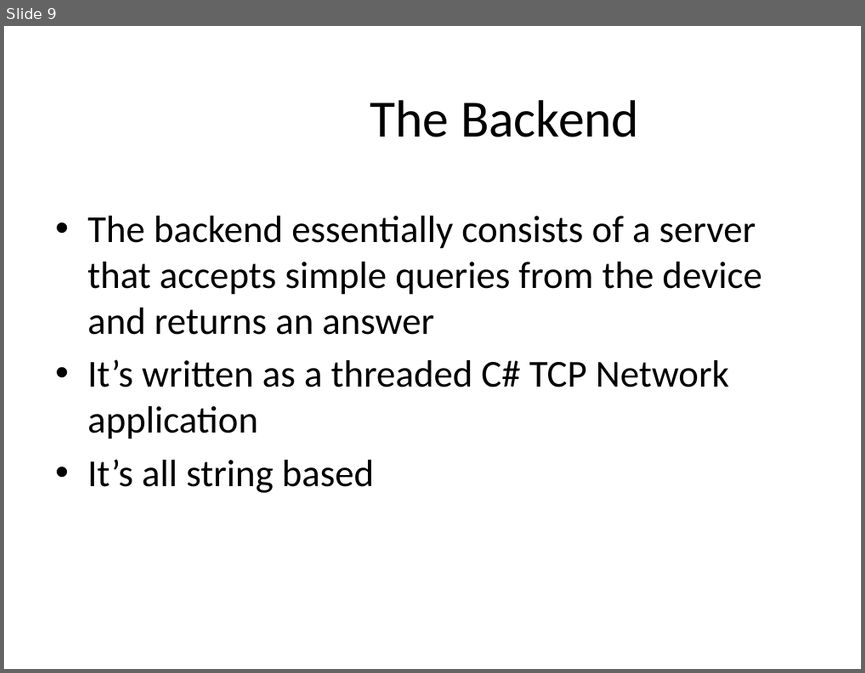
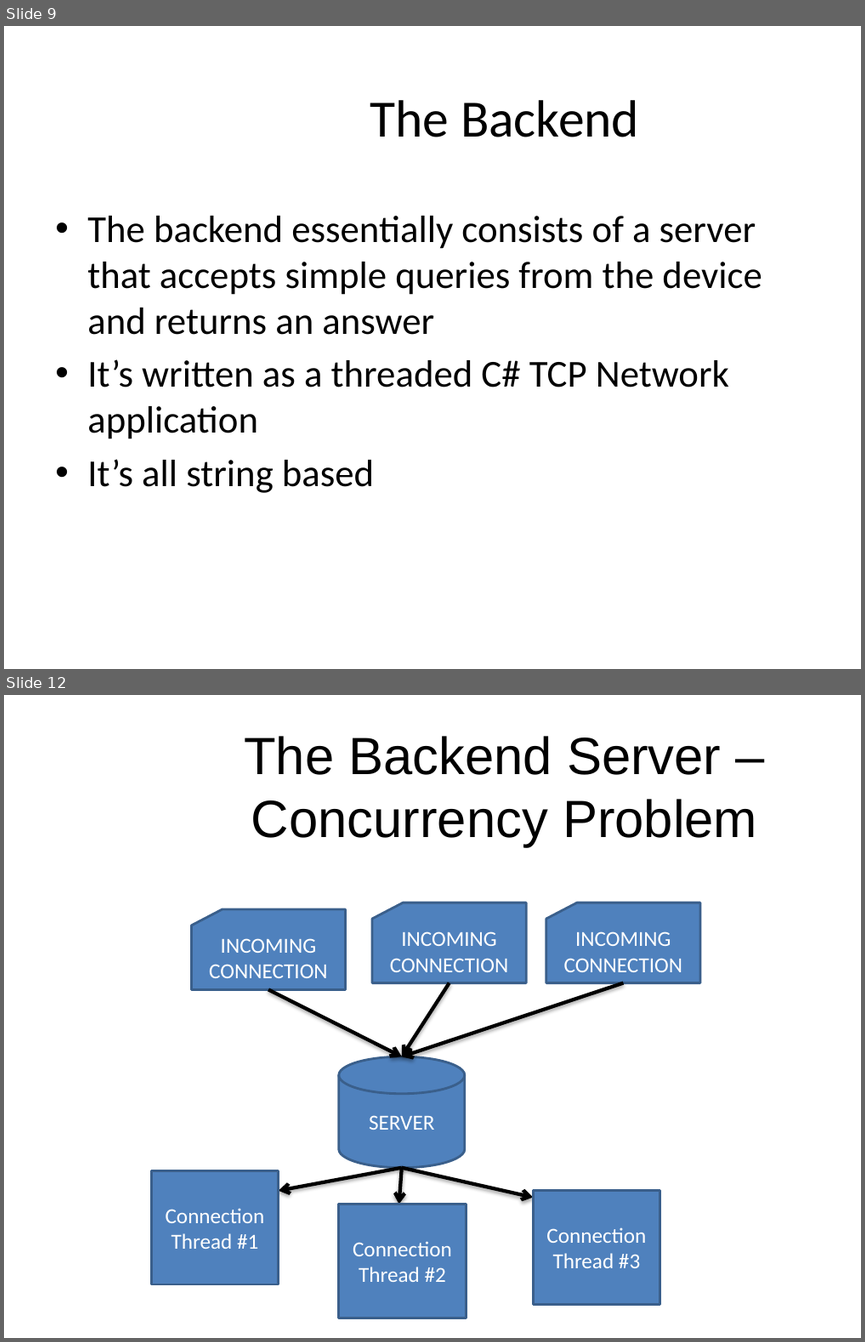
Before and after one commit to master20151121/mmoments, a slide deck: Mobile Musical Moments.pptx. Shown one above the other, each under a label of ours: slide 9 before the commit, slides 9 and 12 after it; the slides between them are not shown. The pictures are 865x673 and 865x1342 pixels, drawn with LibreOffice and Linux fonts; fonts in the diff are those of the drawing; background and template pictures are left out. Boxes give left, top, right and bottom in pixels: in the first picture for what was removed or moved away, otherwise in the second. Text is boxed around its words. In the diff, an @@ line names an element or a change of style, - is before the commit and + after.

```diff
--- a/Mobile Musical Moments.pptx
+++ b/Mobile Musical Moments.pptx
@@ slide 12 added at [4, 695, 861, 1338], background #FFFFFF @@
@@ text added at [244, 736, 757, 847], 44 pt, text #000000 @@
+The Backend Server – Concurrency Problem
@@ flow chart punched card added at [192, 909, 346, 990], fill #4F81BD, outline #3A5F8C 2 pt, 18 pt, text #FFFFFF @@
+INCOMING CONNECTION
@@ flow chart punched card added at [372, 902, 527, 983], fill #4F81BD, outline #3A5F8C 2 pt, 18 pt, text #FFFFFF @@
+INCOMING CONNECTION
@@ flow chart punched card added at [546, 902, 701, 983], fill #4F81BD, outline #3A5F8C 2 pt, 18 pt, text #FFFFFF @@
+INCOMING CONNECTION
@@ arrow added from (268, 990) to (402, 1056), #000000 3 pt @@
@@ arrow added from (449, 983) to (402, 1056), #000000 3 pt @@
@@ arrow added from (624, 983) to (402, 1056), #000000 3 pt @@
@@ cylinder added at [339, 1056, 465, 1168], fill #4F81BD, outline #3A5F8C 2 pt, 18 pt, text #FFFFFF @@
+SERVER
@@ rectangle added at [151, 1170, 279, 1285], fill #4F81BD, outline #3A5F8C 2 pt, 18 pt, text #FFFFFF @@
+Connection Thread #1
@@ arrow added from (402, 1167) to (279, 1191), #000000 3 pt @@
@@ arrow added from (402, 1167) to (399, 1204), #000000 3 pt @@
@@ arrow added from (402, 1167) to (533, 1197), #000000 3 pt @@
@@ rectangle added at [339, 1204, 466, 1318], fill #4F81BD, outline #3A5F8C 2 pt, 18 pt, text #FFFFFF @@
+Connection Thread #2
@@ rectangle added at [533, 1191, 659, 1304], fill #4F81BD, outline #3A5F8C 2 pt, 18 pt, text #FFFFFF @@
+Connection Thread #3
```
Also in this commit, not shown: 2 slides changed, 1 other slide added, 4 slides removed, 1 other file.
